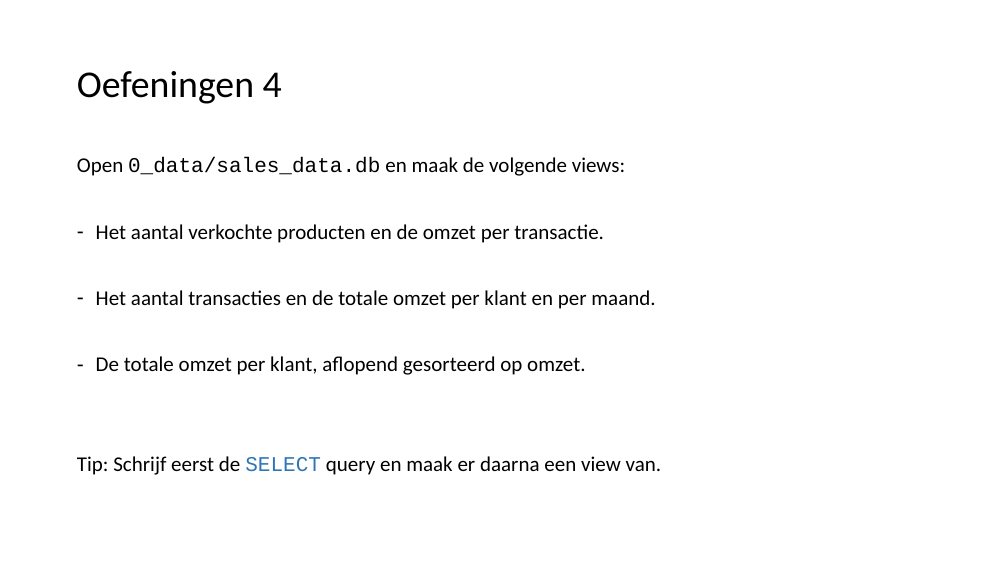
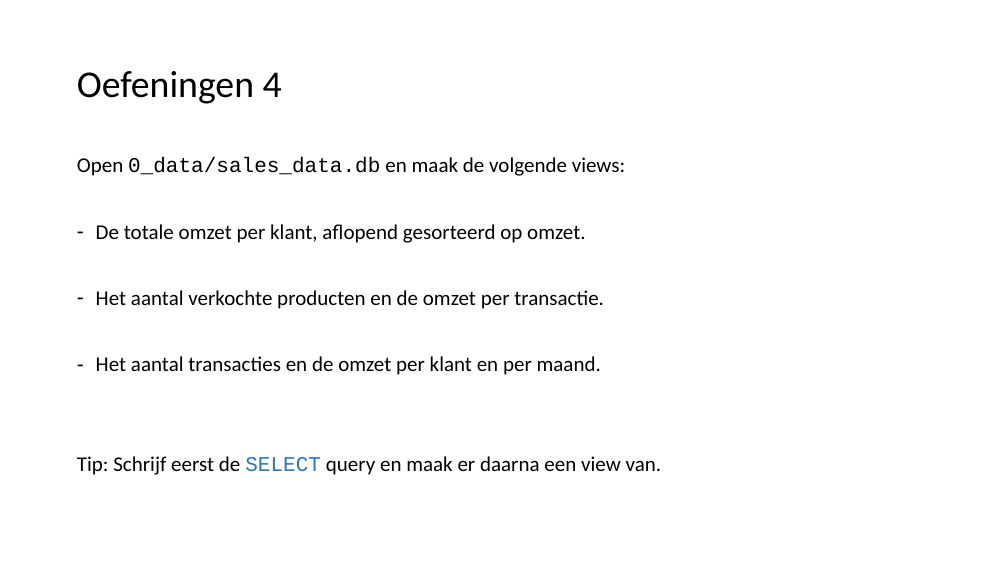
Before and after one commit to LFKoning/sql-cursus, a slide deck: slide 51 of 2_database_design/2_database_design.pptx (slide 50 before the commit). Drawn at 1008x567 pixels with LibreOffice and Linux fonts; fonts in the diff are those of the drawing. Boxes give left, top, right and bottom in pixels: in the first picture for what was removed or moved away, otherwise in the second. Text is boxed around its words. In the diff, an @@ line names an element or a change of style, - is before the commit and + after.

```diff
--- a/2_database_design/2_database_design.pptx
+++ b/2_database_design/2_database_design.pptx
@@ text at [96,224,585,243]: paragraph added @@
+– De totale omzet per klant, aflopend gesorteerd op omzet.
@@ text at [96,356,601,375]: text changed @@
-– Het aantal transacties en de totale omzet per klant en per maand.
-– De totale omzet per klant, aflopend gesorteerd op omzet.
+– Het aantal transacties en de omzet per klant en per maand.
```
Also in this commit, not shown: 1 other slide changed, 1 slide added, 1 other file.
